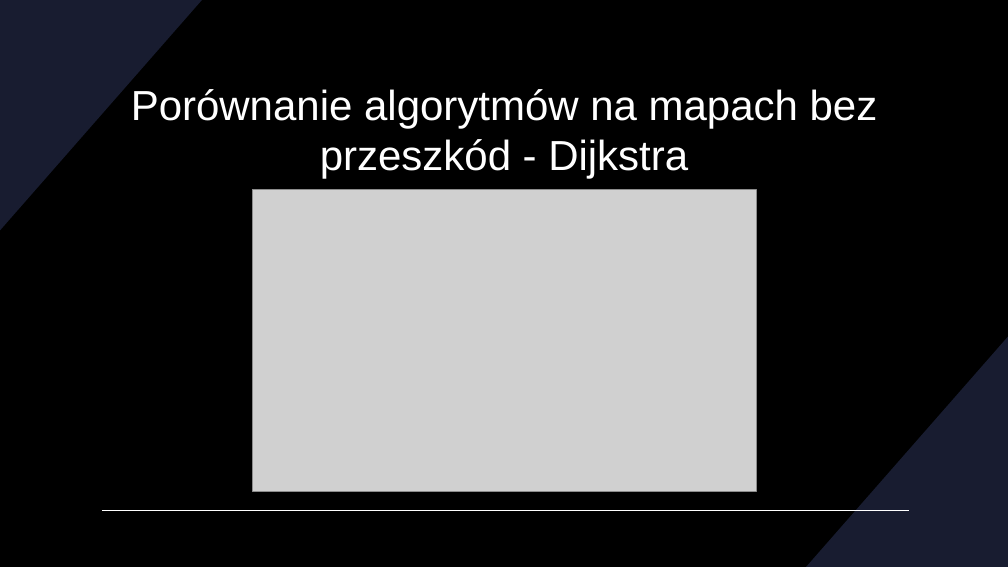
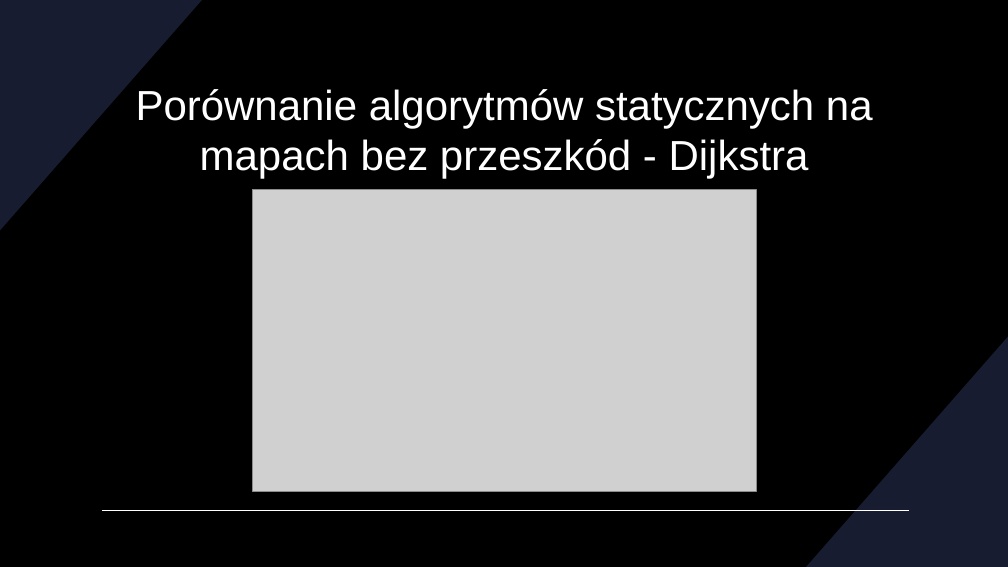
Before and after one commit to DevxMike/master_degree, a slide deck: slide 20 of ppt/Magisterka.pptx. Drawn at 1008x567 pixels with LibreOffice and Linux fonts; fonts in the diff are those of the drawing; grey boxes stand for pictures. Boxes give left, top, right and bottom in pixels: in the first picture for what was removed or moved away, otherwise in the second. Text is boxed around its words. In the diff, an @@ line names an element or a change of style, - is before the commit and + after.

```diff
--- a/ppt/Magisterka.pptx
+++ b/ppt/Magisterka.pptx
@@ title at <box>136,89,873,178</box>: text changed @@
-Porównanie algorytmów na mapach bez przeszkód - Dijkstra
+Porównanie algorytmów statycznych na mapach bez przeszkód - Dijkstra
```
Also in this commit, not shown: 4 other slides changed, 2 other files.
